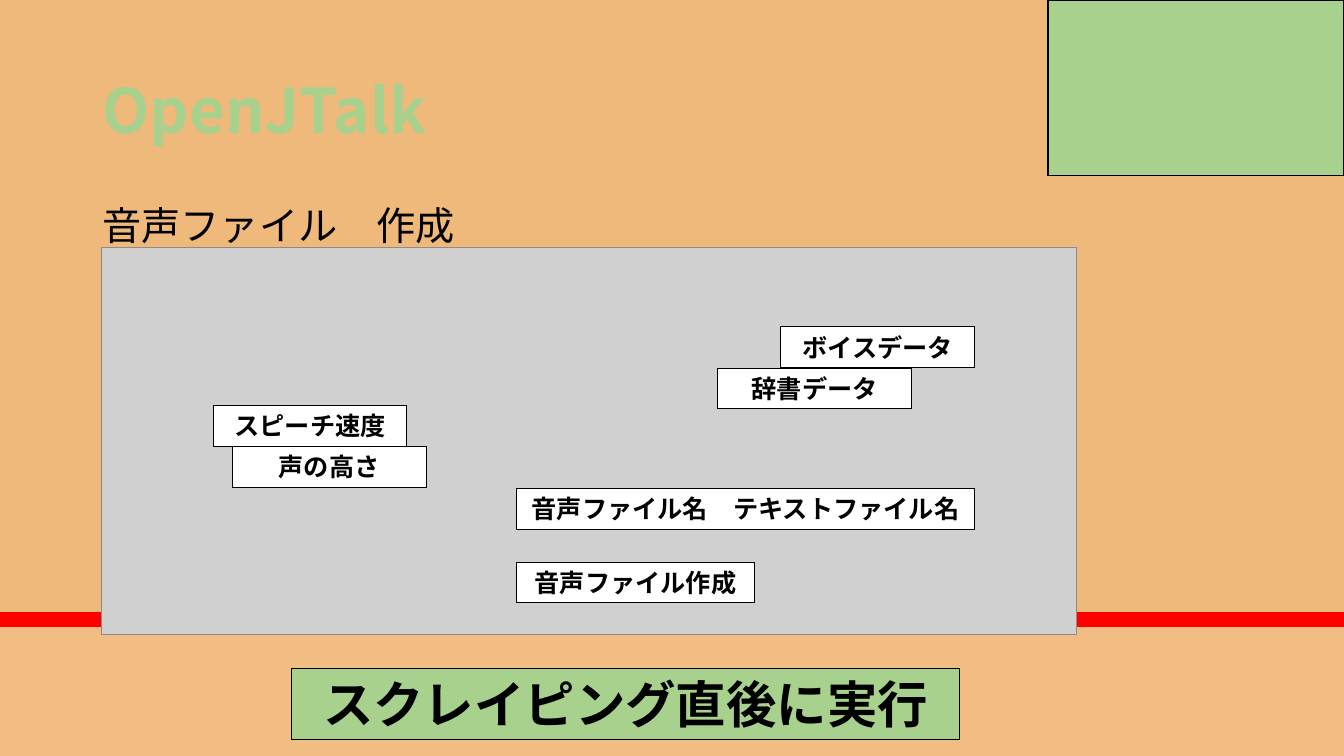
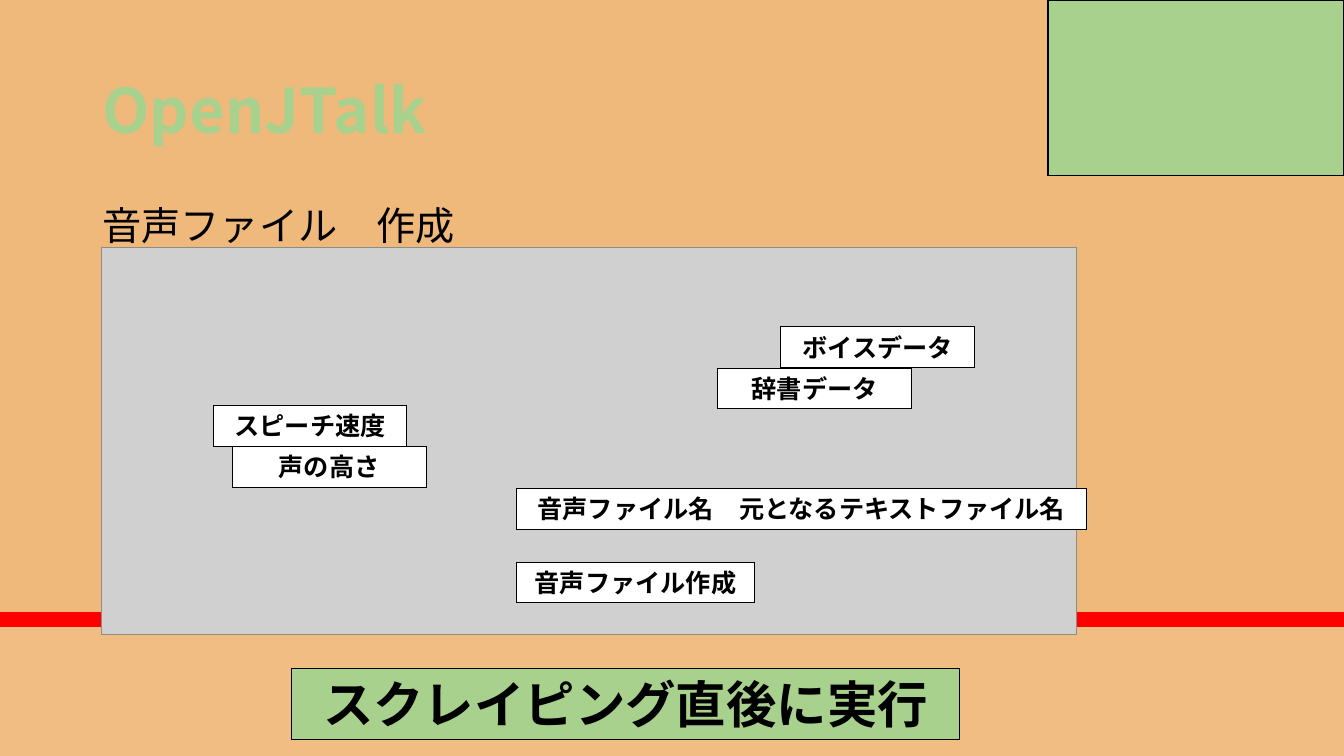
Before and after one commit to RikiishiSuzunosuke/AIspeaker_yosie, a slide deck: slide 21 of presentation/AIスピーカー開発_3_main.pptx (slide 20 before the commit). Drawn at 1344x756 pixels with LibreOffice and Linux fonts; fonts in the diff are those of the drawing; grey boxes stand for pictures. Boxes give left, top, right and bottom in pixels: in the first picture for what was removed or moved away, otherwise in the second. Text is boxed around its words. In the diff, an @@ line names an element or a change of style, - is before the commit and + after.

```diff
--- a/presentation/AIスピーカー開発_3_main.pptx
+++ b/presentation/AIスピーカー開発_3_main.pptx
@@ rectangle "音声ファイル名 元となるテキストファイル名": place and size @@
-rectangle "音声ファイル名 元となるテキストファイル名" at (516,489,975,529)
+rectangle "音声ファイル名 元となるテキストファイル名" at (516,489,1086,529)
@@ text in rectangle at (537,496,1065,521): text changed @@
-音声ファイル名 テキストファイル名
+音声ファイル名 元となるテキストファイル名
```
Also in this commit, not shown: 9 other slides changed, 6 slides added, 4 other files.
